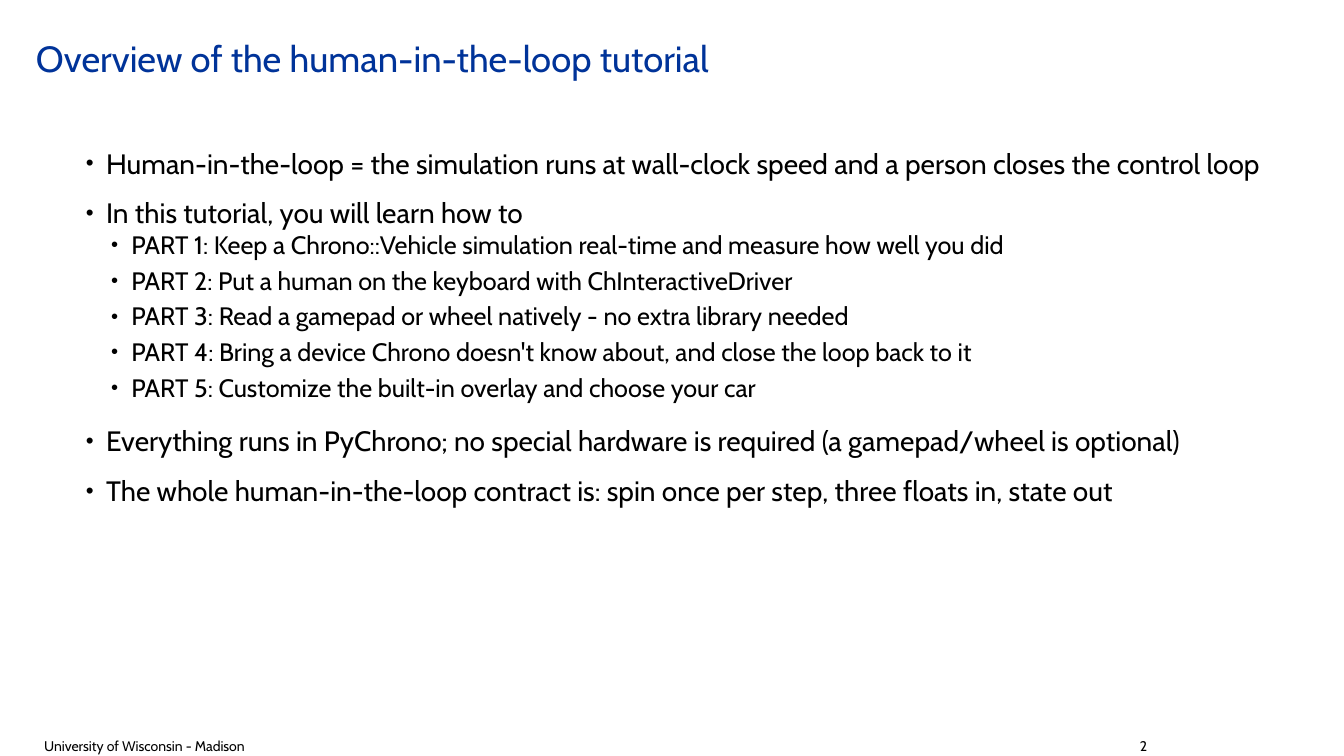
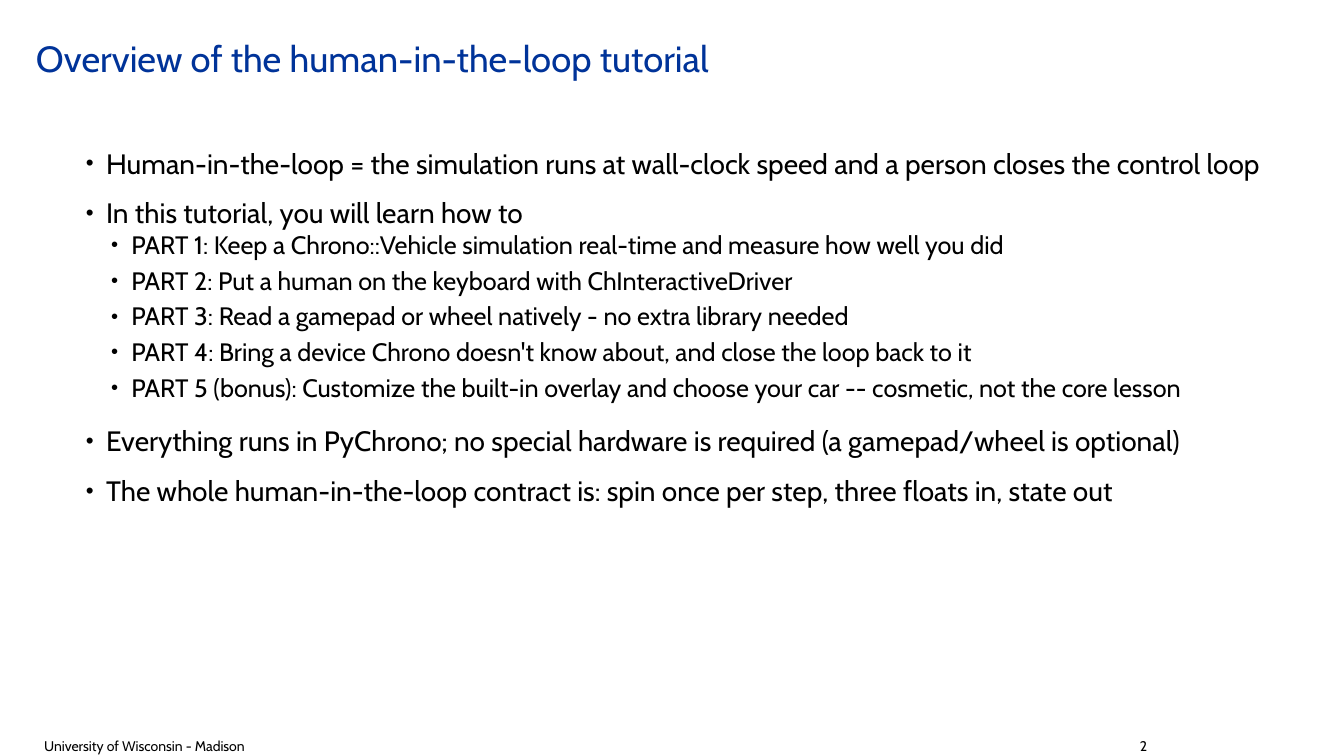
Before and after one commit to ksha23/chrono-hil-tutorial, a slide deck: slide 2 of tutorial_HIL_driver.pptx. Drawn at 1344x756 pixels with LibreOffice and Linux fonts; fonts in the diff are those of the drawing; background and template pictures are left out. Boxes give left, top, right and bottom in pixels: in the first picture for what was removed or moved away, otherwise in the second. Text is boxed around its words. In the diff, an @@ line names an element or a change of style, - is before the commit and + after.

```diff
--- a/tutorial_HIL_driver.pptx
+++ b/tutorial_HIL_driver.pptx
@@ text at (x1=131, y1=378, x2=1181, y2=403): text changed @@
-  • PART 5: Customize the built-in overlay and choose your car
+  • PART 5 (bonus): Customize the built-in overlay and choose your car -- cosmetic, not the core lesson
```
Also in this commit, not shown: 1 other slide changed, 2 other files.
